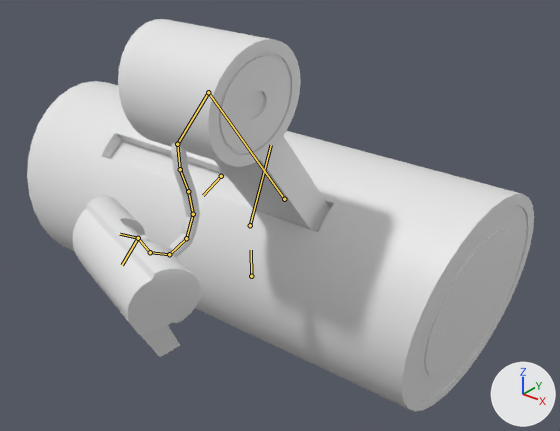
The Blender file Assets/Blender/Professor/professor.blend as it was, and as the next commit left it.
Camera for both pictures: a 50 mm lens placed at (33.6, -21.3, 22.3), pointed at (6.2, 12.9, 1.1). The lights are fixed; the arrows at lower right show +X, +Y and +Z. The picture after the commit comes second. Both versions are drawn at frame 28 of the action 'ShockedToSpeakingMural'; the numbers are the values there. The bones that bend it are drawn over the model as lines.

Names of what the first picture shows: 'ProfessorAbdomen', 'ProfessorHead', 'ProfessorNeck', 'ProfessorRoot', 'ProfessorTorso'.
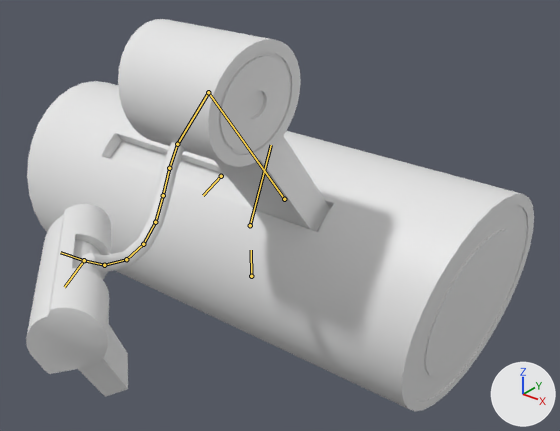
What the commit changed:
Bone 'Bone.011' (bone_bone_011) moves from (-7.0, 3.12, 10.32) to (-8.91, 6.88, 7.24).
Bone 'Bone.011' (bone_bone_011) turns from (-27, -16, -10) to (-22, -34, -24) degrees about its own x, y and z.

Changed parts and their boxes (x1, y1, x2, y2) in the pictures (560 x 431 px):
'ProfessorHead', posed (20% narrower, 20% taller): before (73, 196, 201, 357); after (26, 204, 128, 397)
'ProfessorNeck', posed (65% wider, 14% taller): before (138, 142, 200, 257); after (82, 141, 185, 272)
bone 'Bone.011', root to tip: before (138, 238) to (120, 234); after (84, 260) to (60, 252)
